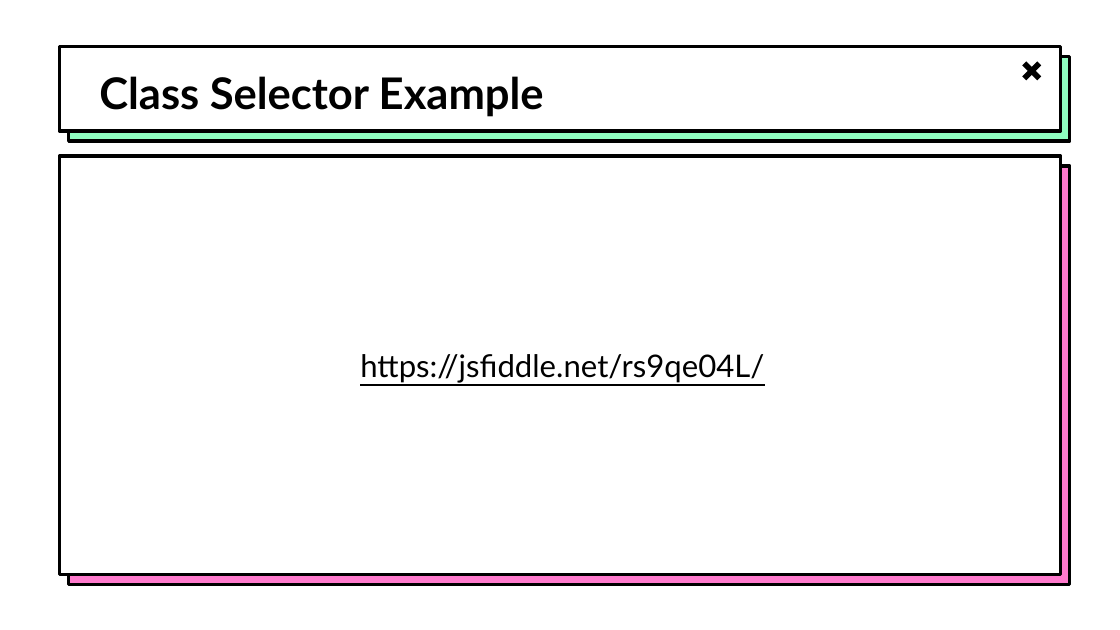
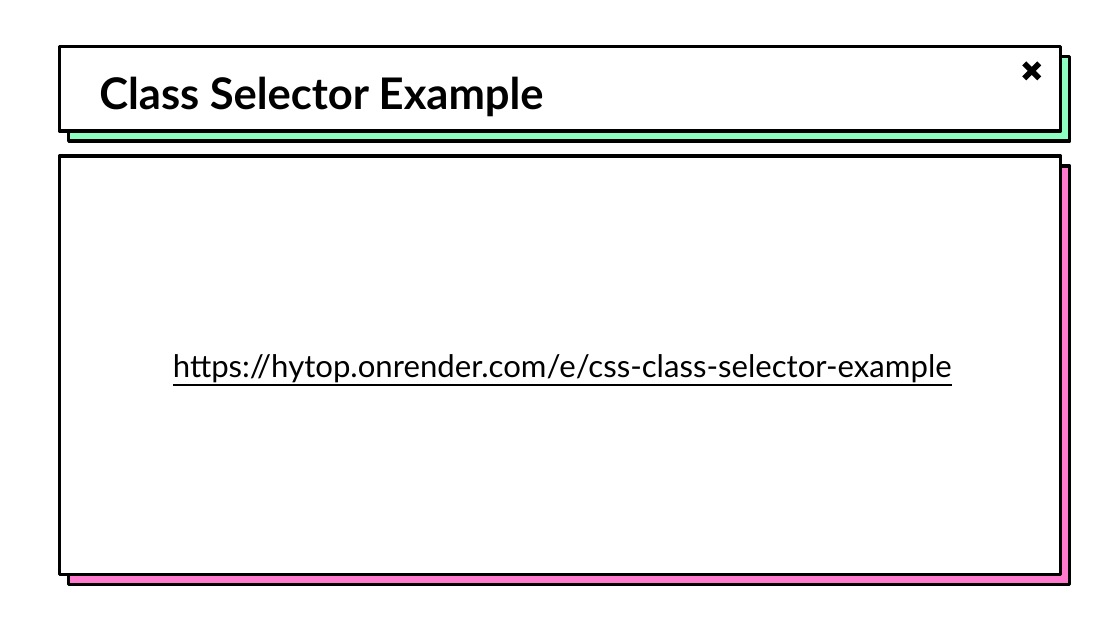
Before and after one commit to hytechclub/web-101, a slide deck: slide 6 of Week06/MoreSelectors.pptx. Drawn at 1120x630 pixels with LibreOffice and Linux fonts; fonts in the diff are those of the drawing; background and template pictures are left out. Boxes give left, top, right and bottom in pixels: in the first picture for what was removed or moved away, otherwise in the second. Text is boxed around its words. In the diff, an @@ line names an element or a change of style, - is before the commit and + after.

```diff
--- a/Week06/MoreSelectors.pptx
+++ b/Week06/MoreSelectors.pptx
@@ text at bbox=[173, 354, 952, 382]: text changed @@
-https://jsfiddle.net/rs9qe04L/
+https://hytop.onrender.com/e/css-class-selector-example
```
Also in this commit, not shown: 2 other slides changed, 9 other files.
